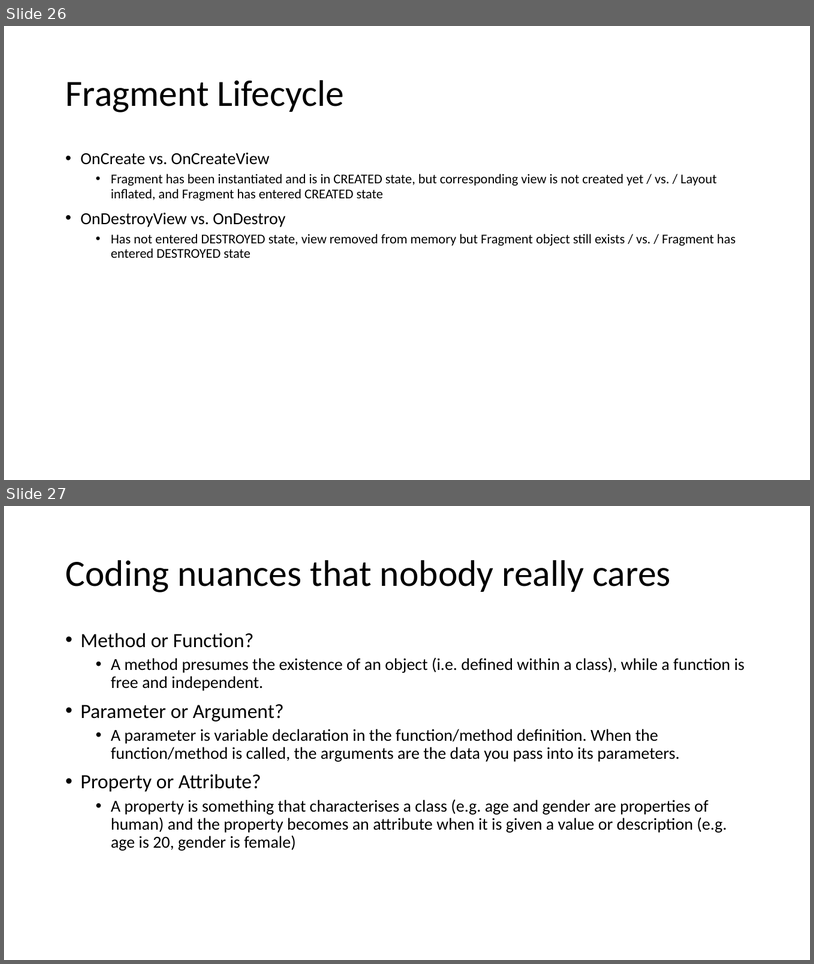
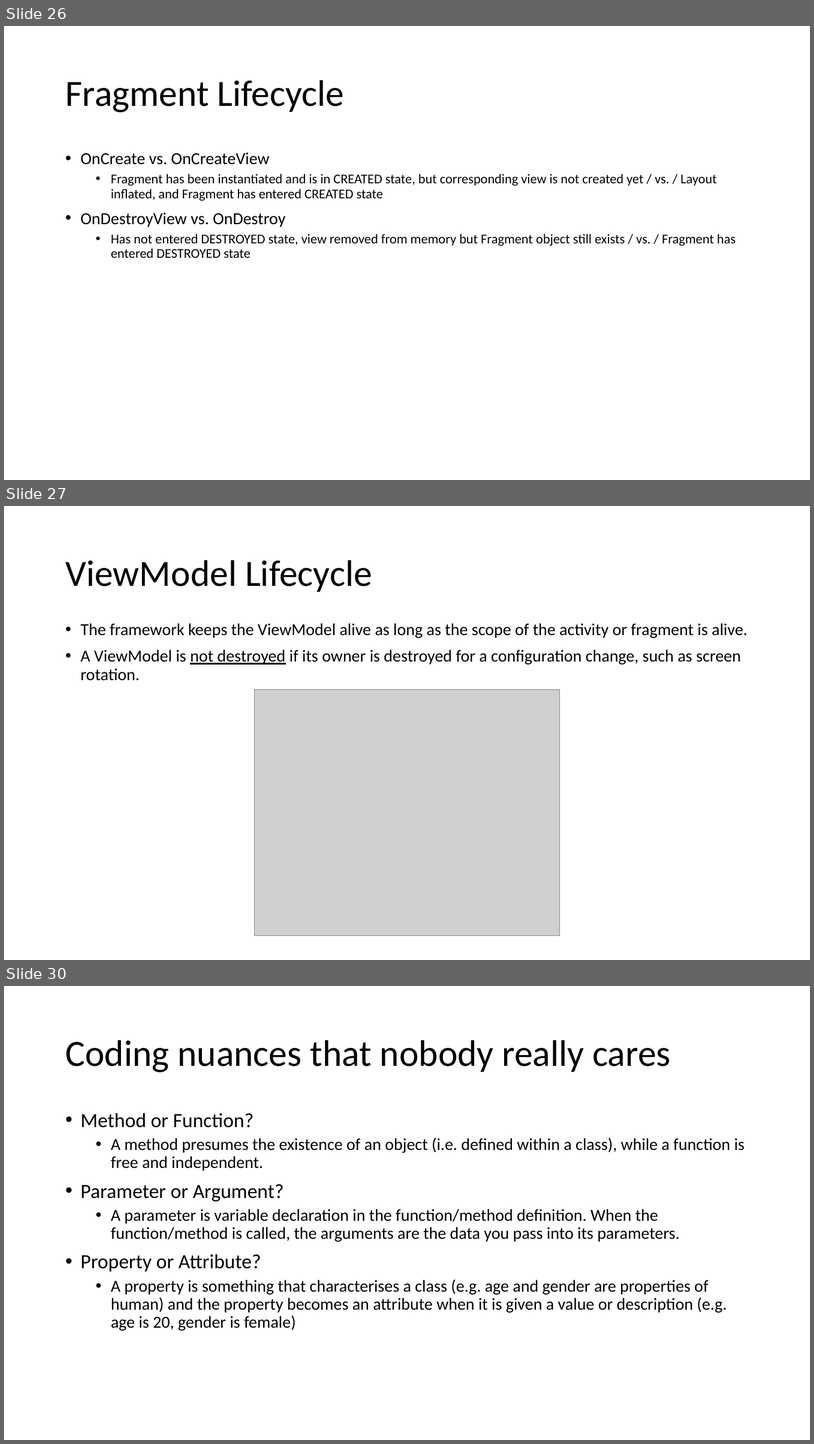
Before and after one commit to joellecorliss/Associate-Android-Developer, a slide deck: Android Basics in Kotlin.pptx. Shown one above the other, each under a label of ours: slides 26 and 27 before the commit, slides 26, 27 and 30 after it; the slides between them are not shown. The pictures are 814x964 and 814x1444 pixels, drawn with LibreOffice and Linux fonts; fonts in the diff are those of the drawing; grey boxes stand for pictures. Boxes give left, top, right and bottom in pixels: in the first picture for what was removed or moved away, otherwise in the second. Text is boxed around its words. In the diff, an @@ line names an element or a change of style, - is before the commit and + after.

```diff
--- a/Android Basics in Kotlin.pptx
+++ b/Android Basics in Kotlin.pptx
@@ slide 27 added at <box>4,506,810,960</box>, background #FFFFFF @@
@@ title added at <box>65,560,372,592</box>, 44 pt, text #000000 @@
+ViewModel Lifecycle
@@ text added at <box>81,623,748,681</box>, 20 pt, text #000000 @@
+• The framework keeps the ViewModel alive as long as the scope of the activity or fragment is alive.
+• A ViewModel is not destroyed if its owner is destroyed for a configuration change, such as screen rotation.
@@ picture added at <box>254,690,560,936</box> @@
@@ what was slide 27 is now slide 30 @@
```
Also in this commit, not shown: 5 slides changed, 13 other slides added, 5 other files.
